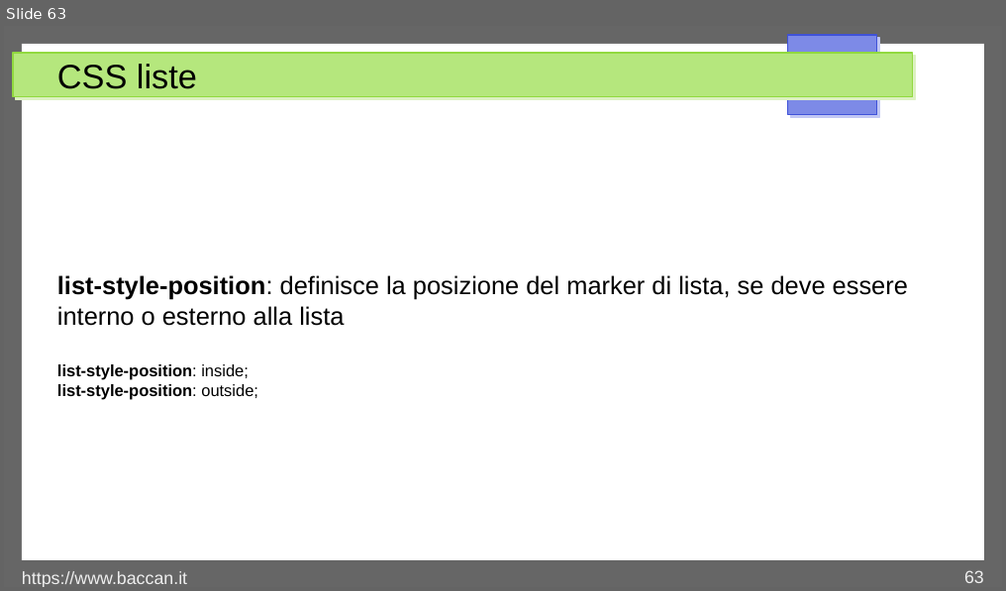
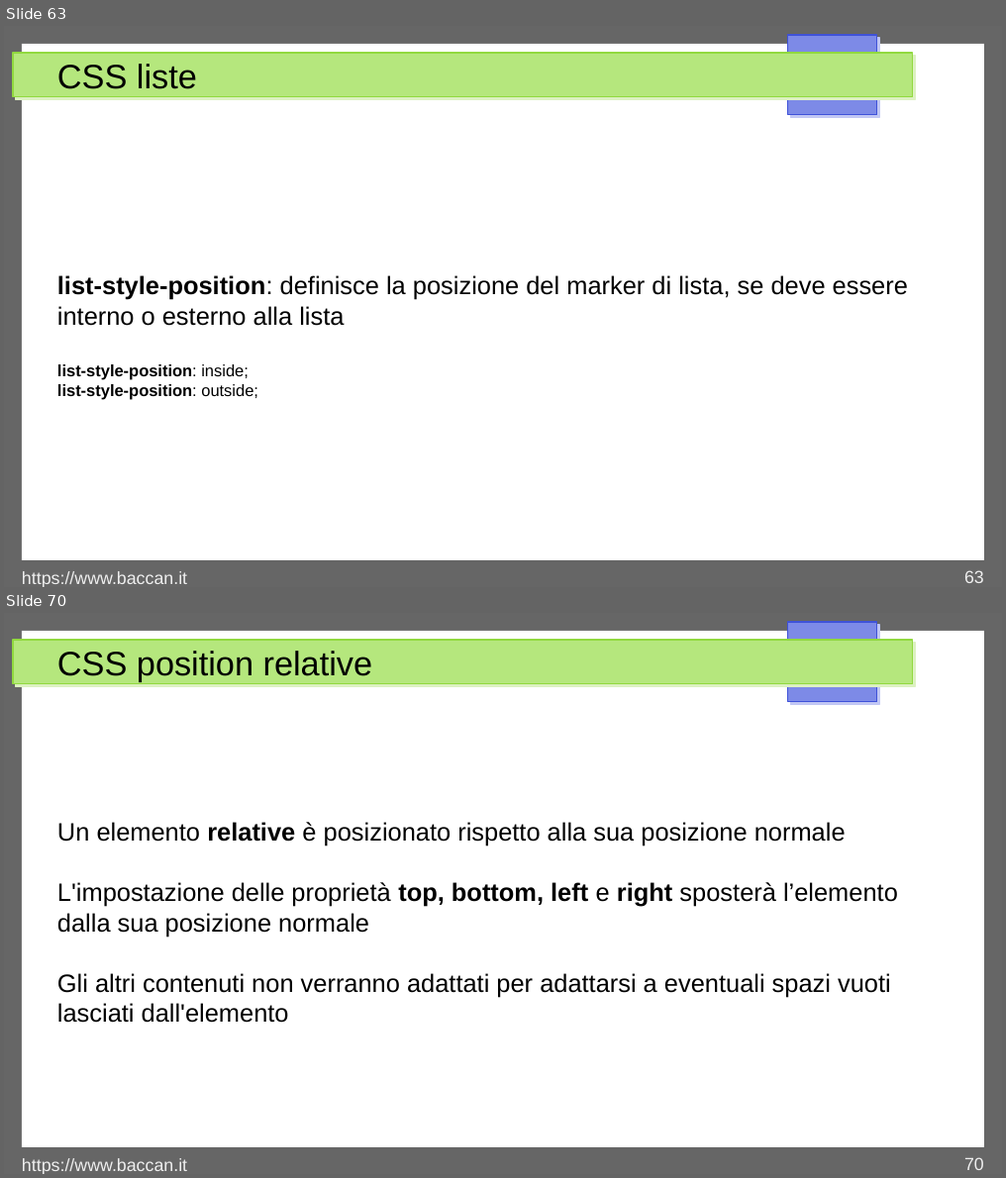
Before and after one commit to matteobaccan/CorsoCSS, a slide deck: Chapter_css.odp. Shown one above the other, each under a label of ours: slide 63 before the commit, slides 63 and 70 after it; the slides between them are not shown. The pictures are 1006x591 and 1006x1178 pixels, drawn with LibreOffice and Linux fonts; fonts in the diff are those of the drawing. Boxes give left, top, right and bottom in pixels: in the first picture for what was removed or moved away, otherwise in the second. Text is boxed around its words. In the diff, an @@ line names an element or a change of style, - is before the commit and + after.

Commit message:
Display e position

```diff
--- a/Chapter_css.odp
+++ b/Chapter_css.odp
@@ slide 70 added at (x1=4, y1=613, x2=1002, y2=1174), background #FFFFFF; not listed: 4 template elements that a slide beside it also shows @@
@@ title added at (x1=57, y1=651, x2=372, y2=681), 27 pt, text #000000 @@
+CSS position relative
@@ text added at (x1=57, y1=822, x2=898, y2=1023), 20 pt, text #000000 @@
+Un elemento relative è posizionato rispetto alla sua posizione normale
+L'impostazione delle proprietà top, bottom, left e right sposterà l’elemento dalla sua posizione normale
+Gli altri contenuti non verranno adattati per adattarsi a eventuali spazi vuoti lasciati dall'elemento
@@ text added at (x1=22, y1=1158, x2=187, y2=1174), 14 pt, text #EEEEEE @@
+https://www.baccan.it
@@ page number added at (x1=964, y1=1157, x2=984, y2=1170), 14 pt, text #EEEEEE @@
+70
```
Also in this commit, not shown: 1 slide changed, 9 other slides added, 4 other files.
